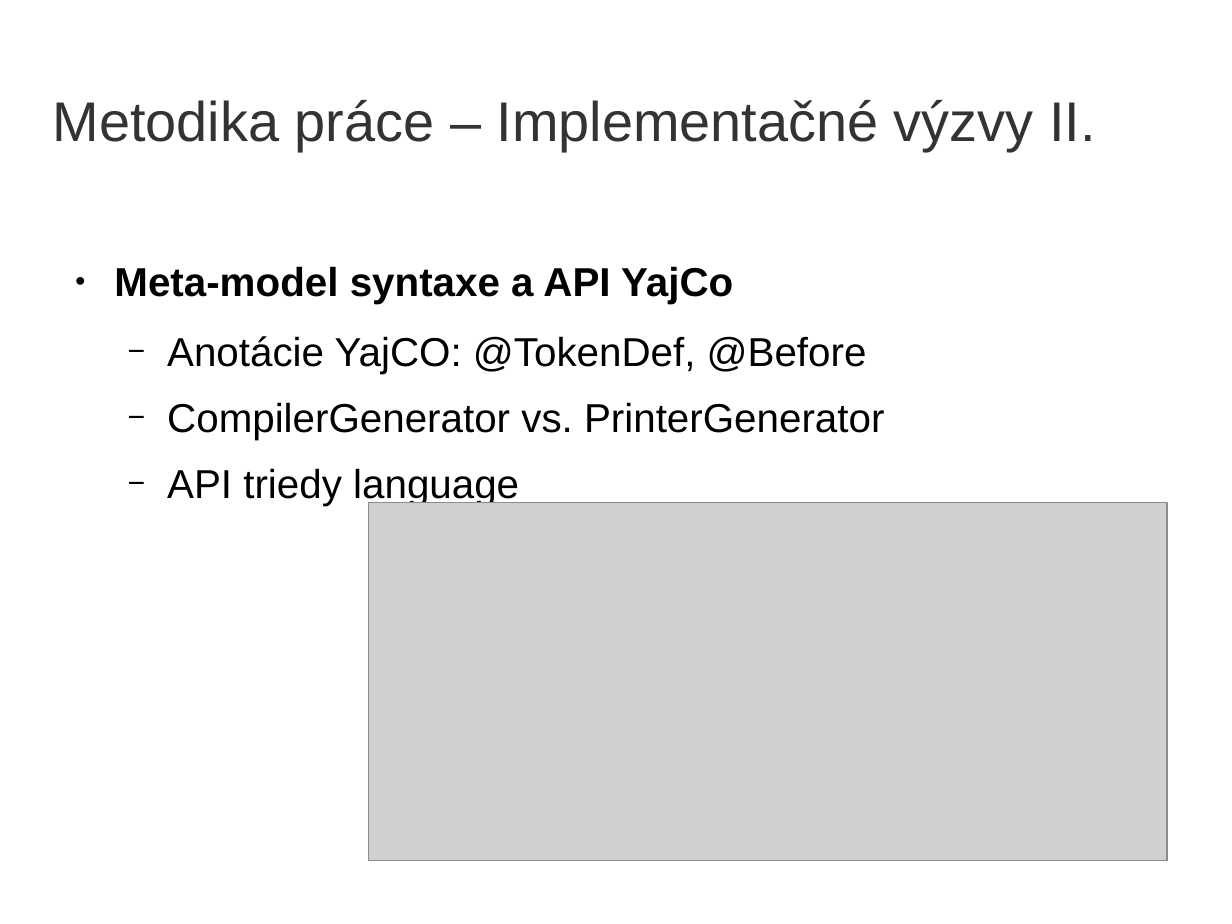
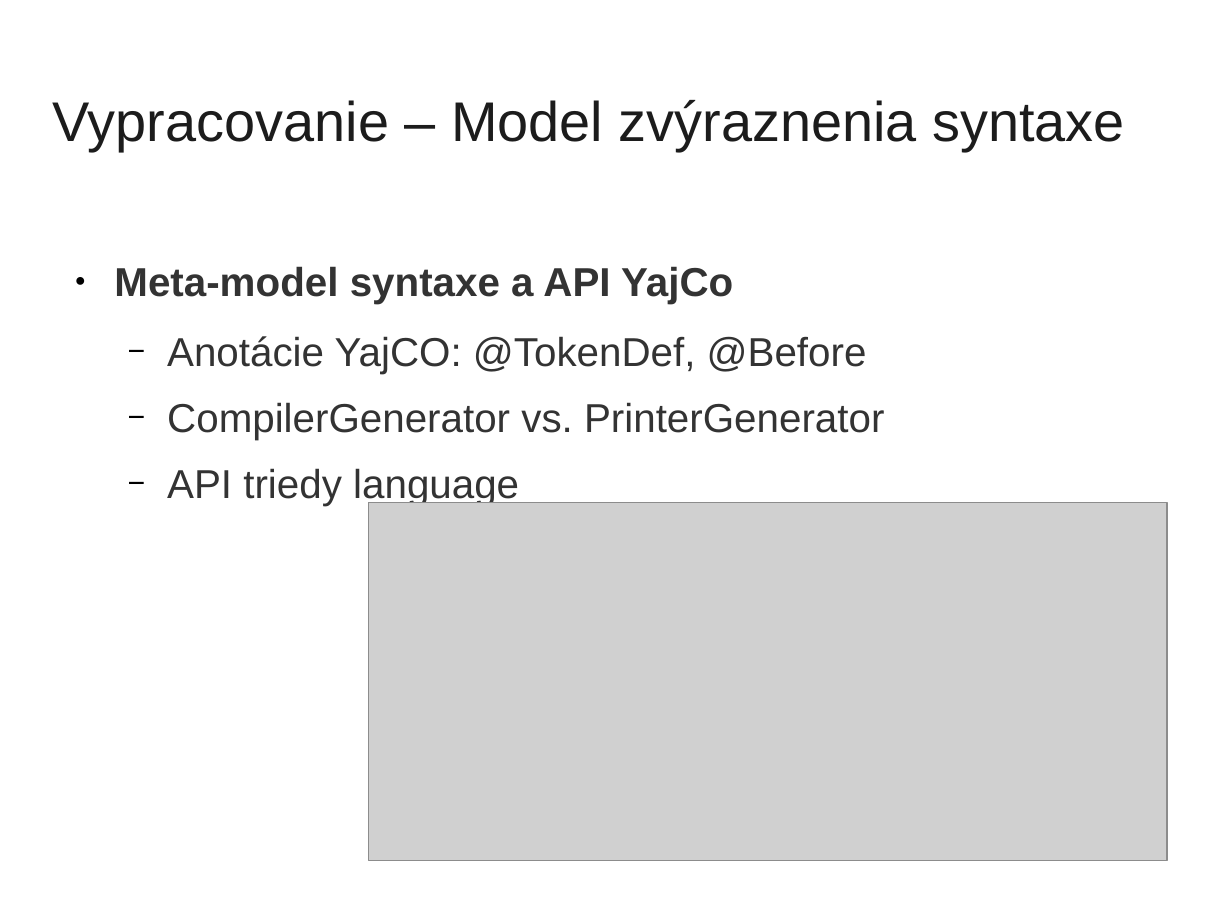
Before and after one commit to yin/syntaxer, a slide deck: slide 11 of obhajoba/bc2014-obhajoba15-prezentacia.odp (slide 15 before the commit). Drawn at 1232x924 pixels with LibreOffice and Linux fonts; fonts in the diff are those of the drawing; grey boxes stand for pictures; background and template pictures are left out. Boxes give left, top, right and bottom in pixels: in the first picture for what was removed or moved away, otherwise in the second. Text is boxed around its words. In the diff, an @@ line names an element or a change of style, - is before the commit and + after.

```diff
--- a/obhajoba/bc2014-obhajoba15-prezentacia.odp
+++ b/obhajoba/bc2014-obhajoba15-prezentacia.odp
@@ title removed at [53, 100, 1095, 151] @@
-Metodika práce – Implementačné výzvy II.
@@ title added at [53, 100, 1124, 151], 36 pt, text #1C1C1C @@
+Vypracovanie – Model zvýraznenia syntaxe
@@ text "Meta-model syntaxe a API YajCo" at [114, 266, 884, 506]: text colour #000000 to #333333 @@
```
Also in this commit, not shown: 14 other slides changed, 11 slides added, 22 slides removed, 2 other files.
